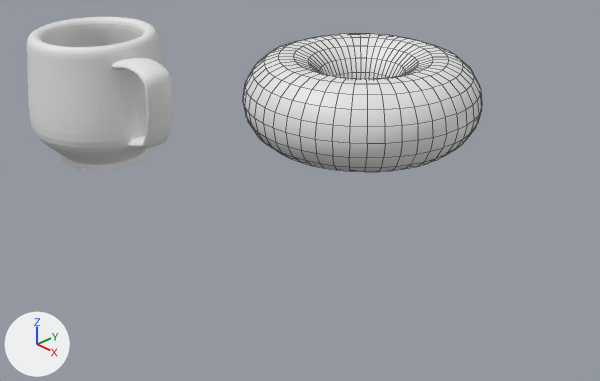
The Blender file donut-2026/donut-tut2026-3.blend, before and after one commit.
Camera for both pictures: a 50 mm camera at (0.714, -0.775, 0.532) aimed at (-0.143, 0.042, -0.046). Lighting does not change. The marker at lower left points along +X, +Y and +Z. The first picture is the older version. Mesh edges are drawn as thin lines on the coarser meshes.

Before the edit, the objects in view are built like this:
```python
me_cylinder = bpy.data.meshes.new('Cylinder')
me_cylinder.from_pydata(...)  # 283 vertices, 270 faces; spans x -0.14..0.23, y -0.144..0.144, z -0.139..0.12
me_torus_001 = bpy.data.meshes.new('Torus.001')
me_torus_001.from_pydata(...)  # a torus around z (ring radius 0.1, tube radius 0.057) spanning x -0.157..0.157, y -0.157..0.157, z -0.056..0.056
me_torus_001.polygons.foreach_set('use_smooth', [True] * 864)
ob_cup = bpy.data.objects.new('Cup', me_cylinder)
ob_cup.location = (-0.663, 0.003, -0.002)
_m = ob_cup.modifiers.new('Subdivision', 'SUBSURF')
_m.levels = 2
ob_donut = bpy.data.objects.new('Donut', me_torus_001)
ob_donut.location = (0.013, 0.006, 0.159)
```
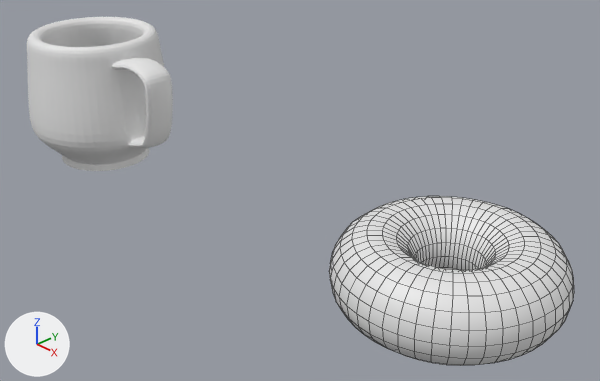
Commit message: moved position of donut

Pixel boxes (x1, y1, x2, y2) of what changed, in the pictures (600 x 381 px):
'Donut', moved: before (243, 34, 482, 172); after (329, 196, 574, 366)

The change, as a diff of the scene's bpy script:
```diff
--- a/donut-2026/donut-tut2026-3.blend.py
+++ b/donut-2026/donut-tut2026-3.blend.py
@@ me_torus_001 @@
 # used by ob_donut; location = (0.013, 0.006, 0.159)
-me_torus_001.from_pydata(...)  # 864 vertices, 864 faces; spans x -0.157..0.157, y -0.157..0.157, z -0.056..0.056
+me_torus_001.from_pydata(...)  # 864 vertices, 864 faces; spans x 0.003..0.317, y -0.153..0.161, z -0.259..-0.147
+# me_torus_001 part 1: the whole mesh is moved by (0.16, 0.004, -0.203)
```
